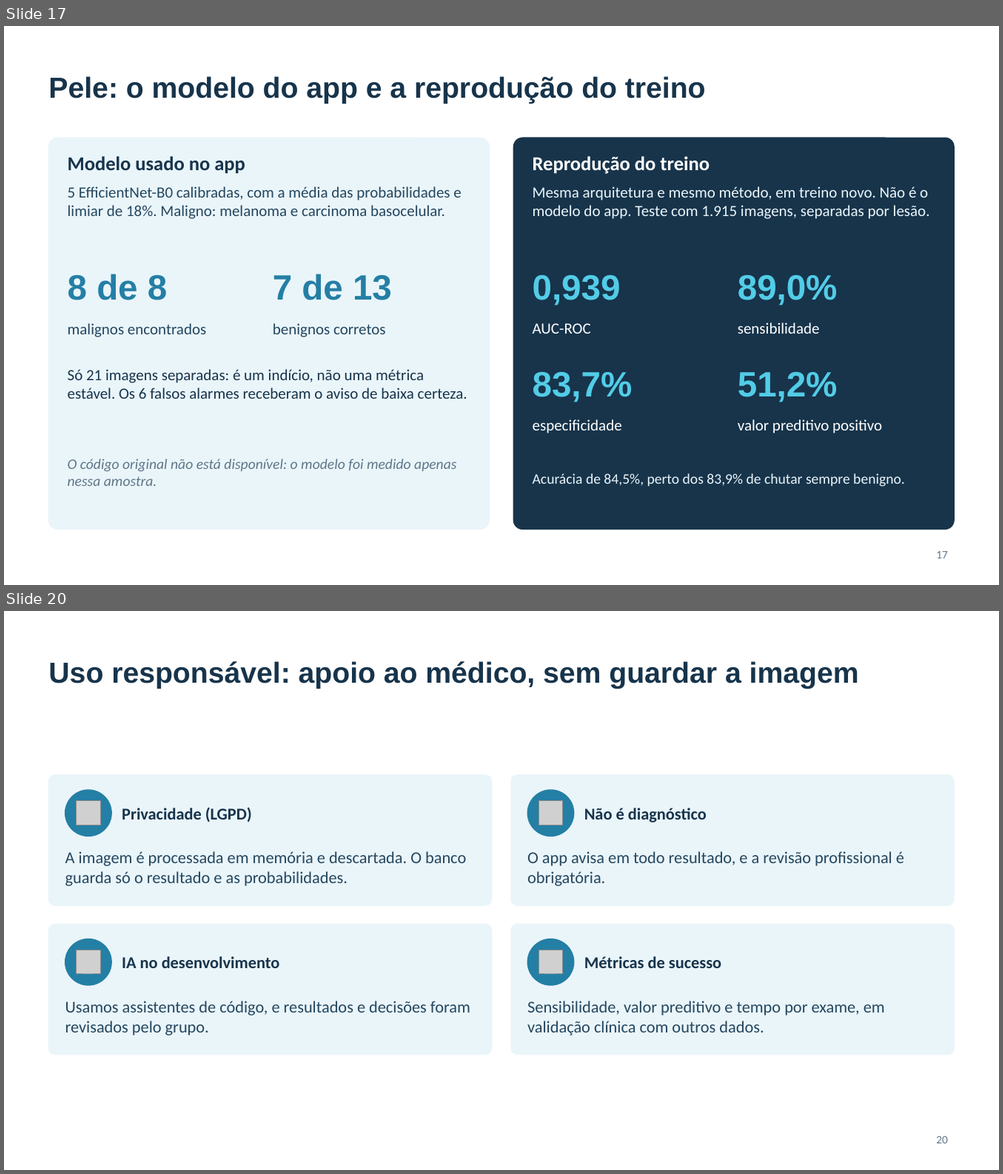
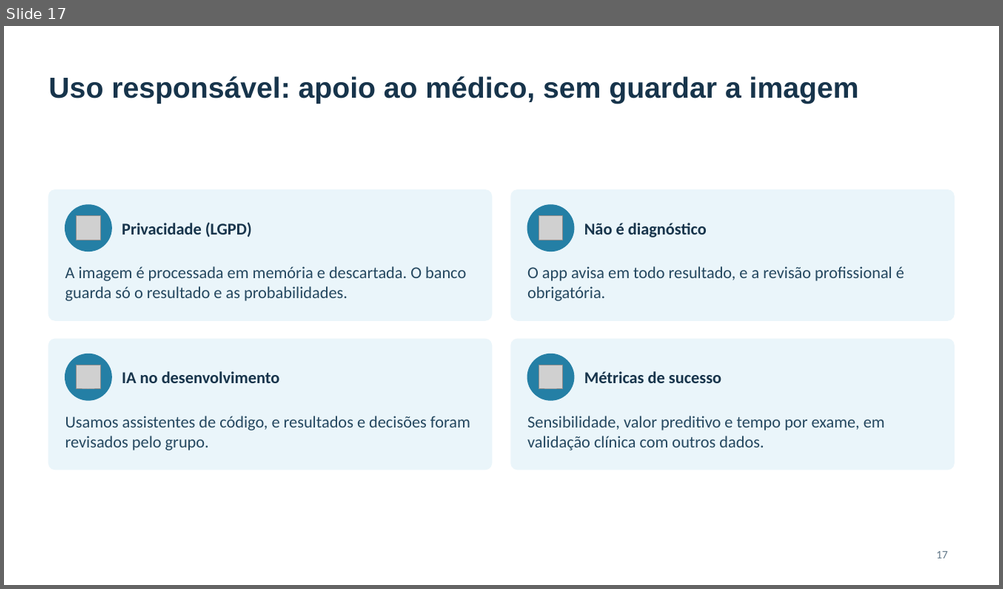
Before and after one commit to joaopgf/PixoraMed, a slide deck: docs/PixoraMed_final_presentation.pptx. Shown one above the other, each under a label of ours: slides 17 and 20 before the commit, slide 17 after it; the slides between them are not shown. The pictures are 1003x1174 and 1003x589 pixels, drawn with LibreOffice and Linux fonts; fonts in the diff are those of the drawing; grey boxes stand for pictures; background and template pictures are left out. Boxes give left, top, right and bottom in pixels: in the first picture for what was removed or moved away, otherwise in the second. Text is boxed around its words. In the diff, an @@ line names an element or a change of style, - is before the commit and + after.

```diff
--- a/docs/PixoraMed_final_presentation.pptx
+++ b/docs/PixoraMed_final_presentation.pptx
@@ slide 17 removed at box(4, 26, 999, 585), background #FFFFFF @@
@@ title removed at box(48, 76, 706, 104) @@
-Pele: o modelo do app e a reprodução do treino
@@ rounded rectangle removed at box(48, 138, 489, 530) @@
@@ text removed at box(68, 156, 245, 173) @@
-Modelo usado no app
@@ rounded rectangle removed at box(514, 138, 954, 530) @@
@@ text removed at box(532, 156, 709, 174) @@
-Reprodução do treino
@@ text removed at box(68, 187, 461, 219) @@
-5 EfficientNet-B0 calibradas, com a média das probabilidades e limiar de 18%. Maligno: melanoma e carcinoma basocelular.
@@ text removed at box(532, 187, 930, 219) @@
-Mesma arquitetura e mesmo método, em treino novo. Não é o modelo do app. Teste com 1.915 imagens, separadas por lesão.
@@ text removed at box(68, 274, 167, 301) @@
-8 de 8
@@ text removed at box(273, 274, 392, 301) @@
-7 de 13
@@ text removed at box(532, 275, 620, 306) @@
-0,939
@@ text removed at box(737, 275, 837, 306) @@
-89,0%
@@ text removed at box(68, 323, 206, 338) @@
-malignos encontrados
@@ text removed at box(273, 323, 386, 338) @@
-benignos corretos
@@ text removed at box(532, 323, 591, 334) @@
-AUC-ROC
@@ text removed at box(737, 323, 819, 334) @@
-sensibilidade
@@ text removed at box(68, 369, 467, 399) @@
-Só 21 imagens separadas: é um indício, não uma métrica estável. Os 6 falsos alarmes receberam o aviso de baixa certeza.
@@ text removed at box(532, 372, 632, 403) @@
-83,7%
@@ text removed at box(737, 372, 837, 403) @@
-51,2%
@@ text removed at box(532, 420, 622, 434) @@
-especificidade
@@ text removed at box(737, 420, 882, 434) @@
-valor preditivo positivo
@@ text removed at box(68, 459, 456, 486) @@
-O código original não está disponível: o modelo foi medido apenas nessa amostra.
@@ text removed at box(532, 474, 905, 487) @@
-Acurácia de 84,5%, perto dos 83,9% de chutar sempre benigno.
@@ page number removed at box(936, 551, 948, 559) @@
-17
@@ what was slide 20 is now slide 17 @@
@@ page number at box(936, 551, 948, 559): text changed @@
-20
+17
```
Also in this commit, not shown: 2 slides changed, 2 other slides removed, 5 other files.
